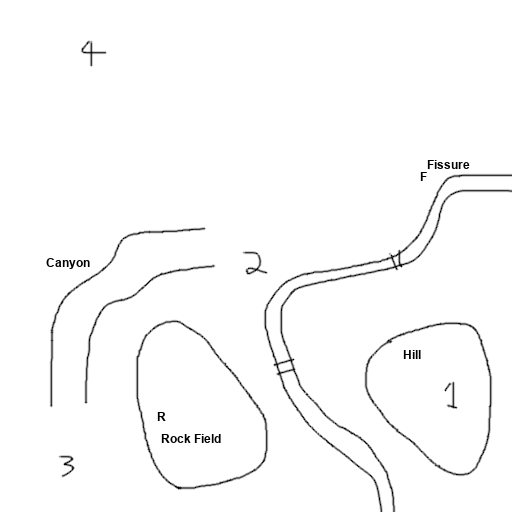
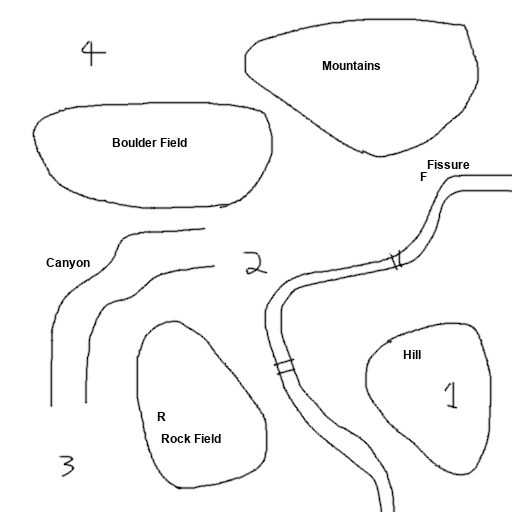
Two versions of the same layered image (512x512). Layer-by-layer changes:
added layer "Boulder Field" above "Mountains" over 112, 138, 187, 147
added layer "Mountains" above "Layer" over 322, 61, 381, 70
painted on "Layer" over 31, 17, 480, 210
